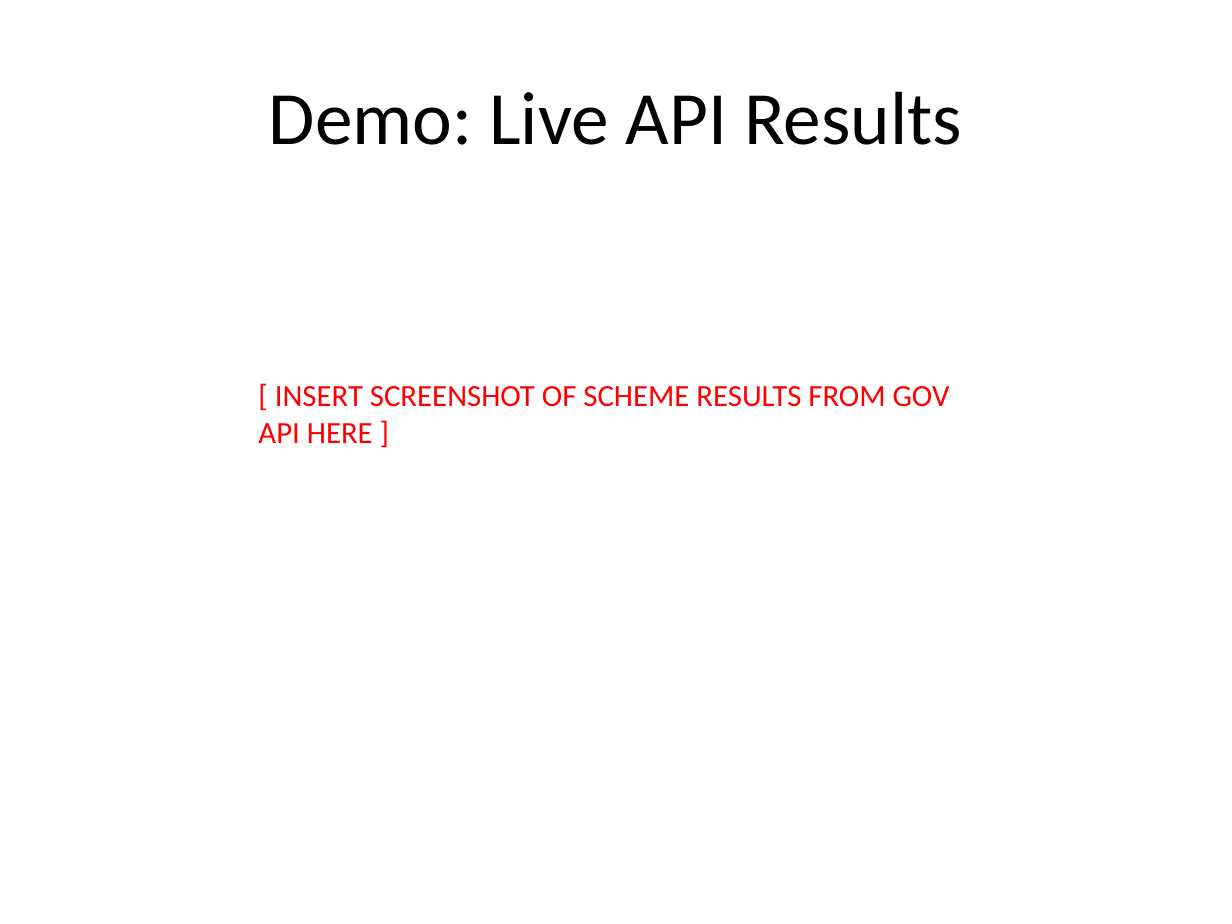
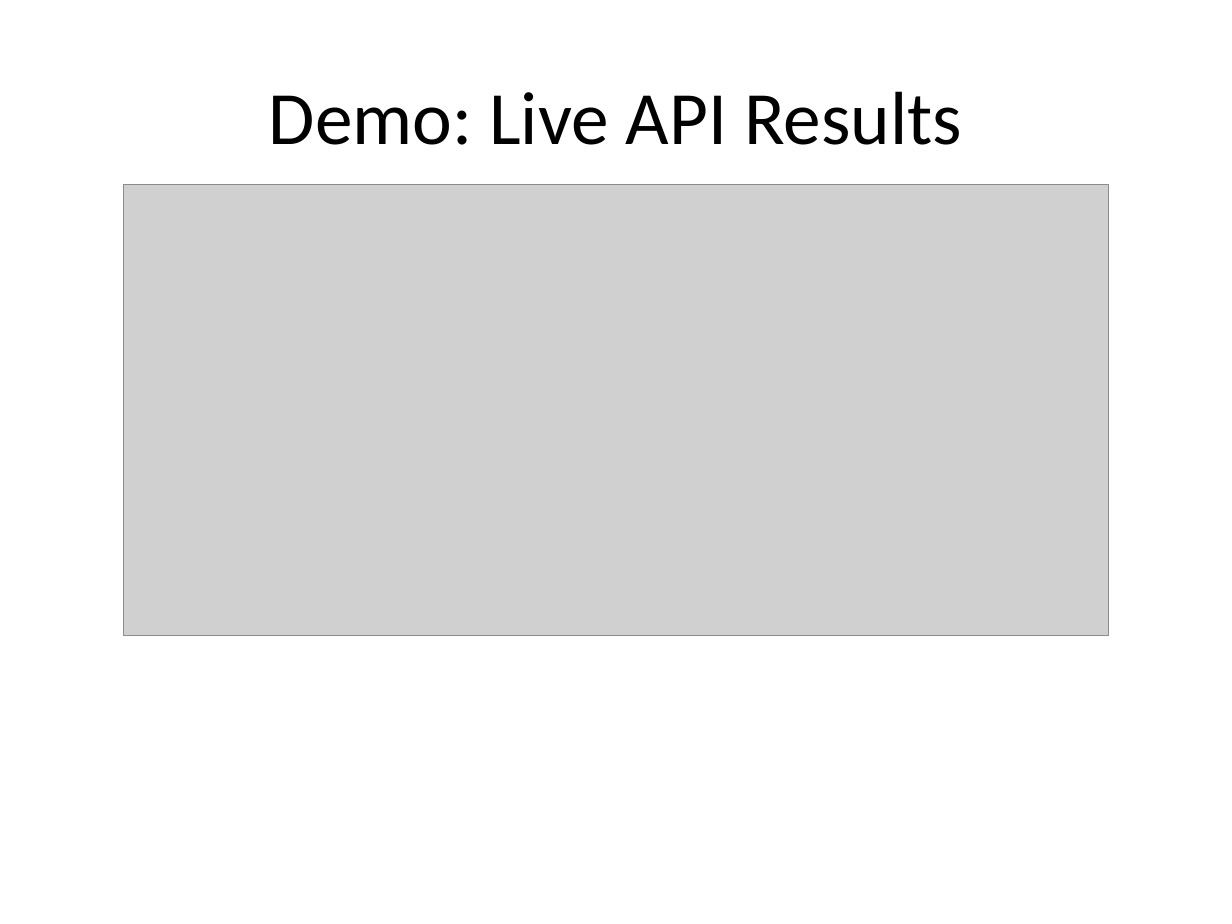
Before and after one commit to shivanshmax-Monster/scheme-assistant, a slide deck: slide 8 of SchemeBot_Presentation.pptx. Drawn at 1232x924 pixels with LibreOffice and Linux fonts; fonts in the diff are those of the drawing; grey boxes stand for pictures. Boxes give left, top, right and bottom in pixels: in the first picture for what was removed or moved away, otherwise in the second. Text is boxed around its words. In the diff, an @@ line names an element or a change of style, - is before the commit and + after.

Commit message:
Update presentation with actual app screenshots

```diff
--- a/SchemeBot_Presentation.pptx
+++ b/SchemeBot_Presentation.pptx
@@ picture added at [123, 185, 1109, 636] @@
@@ text removed at [258, 386, 950, 443] @@
-[ INSERT SCREENSHOT OF SCHEME RESULTS FROM GOV API HERE ]
```
Also in this commit, not shown: 1 other slide changed, 1 slide added, 1 slide removed.
